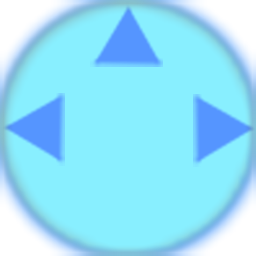
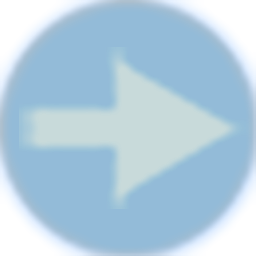
The second w=256, h=256 image is a revision of the first. Changes to its layers:
"Layer 1": opacity 100% → 38%, painted on it over [left=0, top=0, right=256, bottom=256]
added layer "arrow right copy 2" above "arrow right copy" over [left=19, top=47, right=253, bottom=209]
hid "tiny arrow right", painted on it over [left=192, top=90, right=256, bottom=170]
hid "tiny arrow left", painted on it over [left=0, top=90, right=67, bottom=170]
hid "tiny arrow up", painted on it over [left=86, top=2, right=166, bottom=71]
"Ellipse 1": opacity 100% → 50%, painted on it over [left=0, top=0, right=256, bottom=256]
